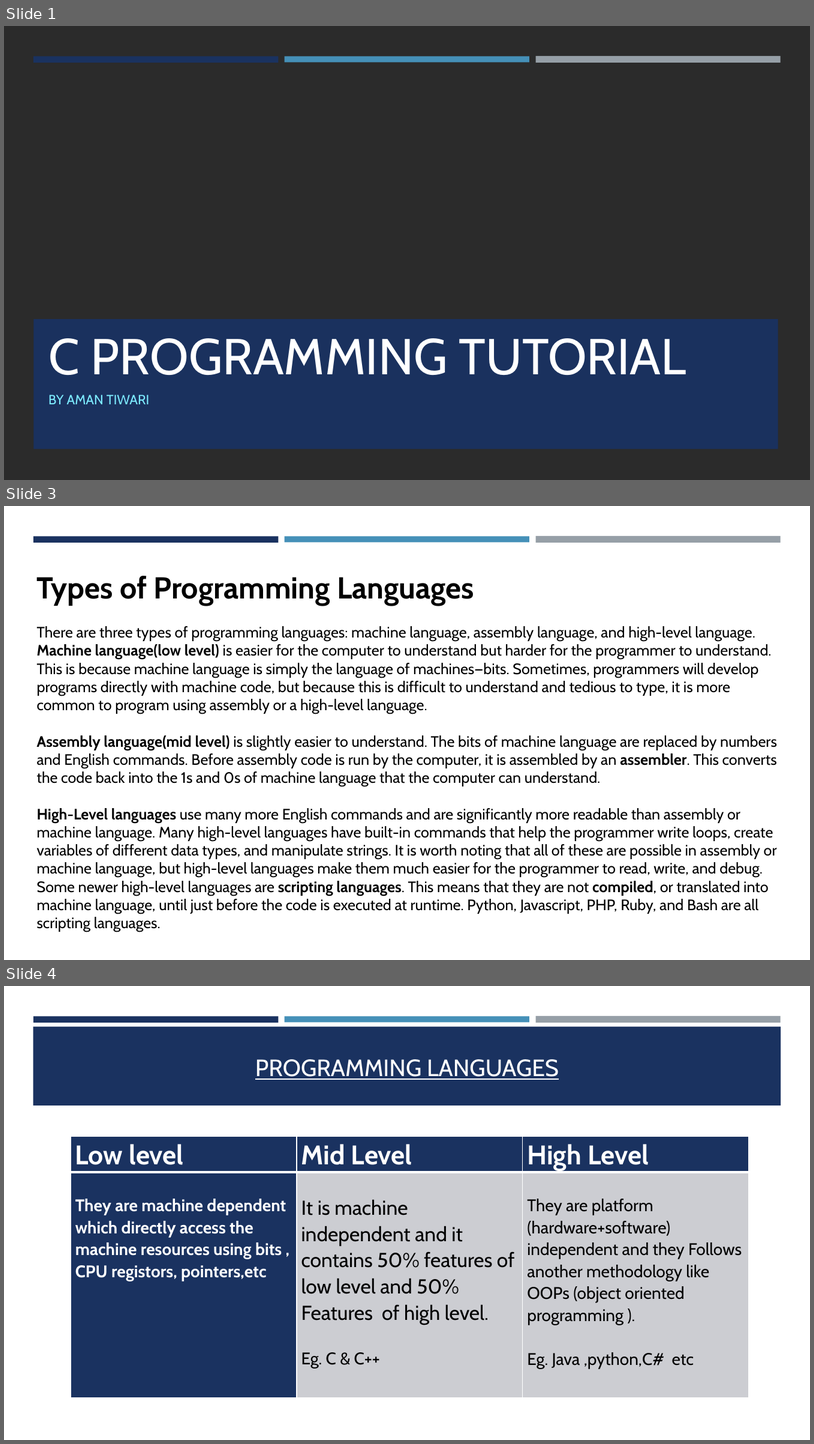
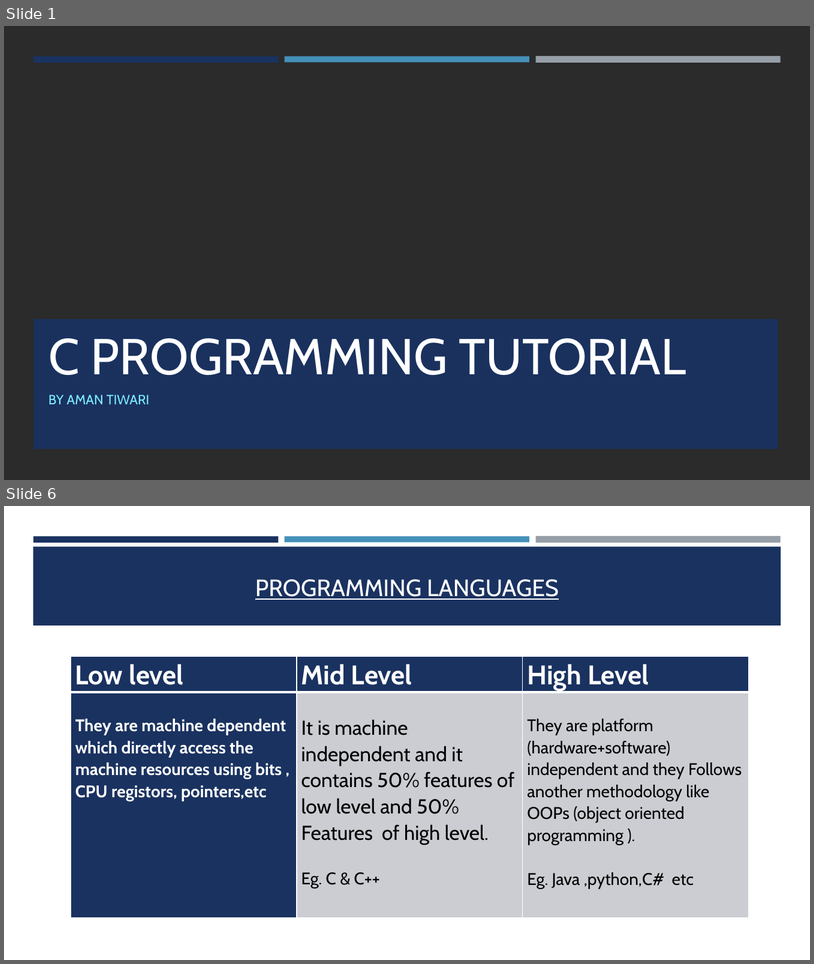
Before and after one commit to amantiwari8861/C_Batch_11_to_12, a slide deck: 01-Introduction_to_C/Notes/C Programming.pptx. Shown one above the other, each under a label of ours: slides 1, 3 and 4 before the commit, slides 1 and 6 after it; the slides between them are not shown. The pictures are 814x1444 and 814x964 pixels, drawn with LibreOffice and Linux fonts; fonts in the diff are those of the drawing; background and template pictures are left out; a plain dark background stands for a picture behind light text. Boxes give left, top, right and bottom in pixels: in the first picture for what was removed or moved away, otherwise in the second. Text is boxed around its words. In the diff, an @@ line names an element or a change of style, - is before the commit and + after.

```diff
--- a/01-Introduction_to_C/Notes/C Programming.pptx
+++ b/01-Introduction_to_C/Notes/C Programming.pptx
@@ slide 3 removed at box(4, 506, 810, 960), background #FFFFFF; not listed: 3 template elements that a slide beside it also shows @@
@@ text removed at box(37, 576, 777, 913) @@
-Types of Programming Languages
-There are three types of programming languages: machine language, assembly language, and high-level language.
-Machine language(low level) is easier for the computer to understand but harder for the programmer to understand. This is because machine language is simply the language of machines—bits. Sometimes, programmers will develop programs directly with machine code, but because this is difficult to understand and tedious to type, it is more common to program using assembly or a high-level language.
-Assembly language(mid level) is slightly easier to understand. The bits of machine language are replaced by numbers and English commands. Before assembly code is run by the computer, it is assembled by an assembler. This converts the code back into the 1s and 0s of machine language that the computer can understand.
-High-Level languages use many more English commands and are significantly more readable than assembly or machine language. Many high-level languages have built-in commands that help the programmer write loops, create variables of different data types, and manipulate strings. It is worth noting that all of these are possible in assembly or machine language, but high-level languages make them much easier for the programmer to read, write, and debug. Some newer high-level languages are scripting languages. This means that they are not compiled, or translated into machine language, until just before the code is executed at runtime. Python, Javascript, PHP, Ruby, and Bash are all scripting languages.
@@ what was slide 4 is now slide 6 @@
```
Also in this commit, not shown: 7 slides changed, 5 slides added, 20 other files.
